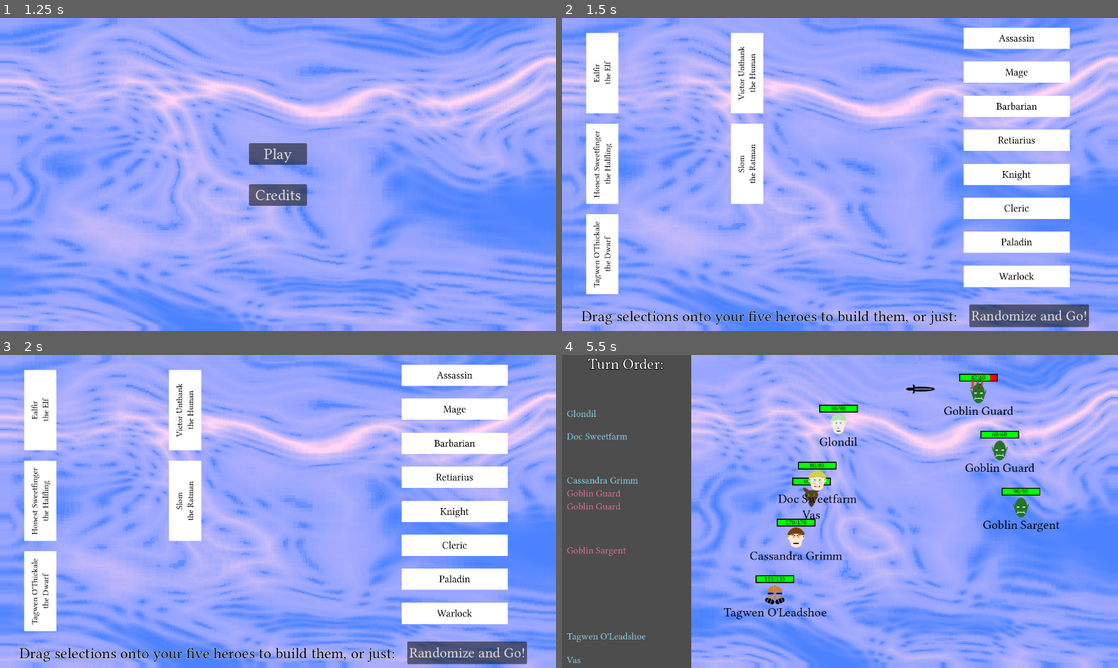
Above: before the commit, frames 1-4 (two rows, left to right).
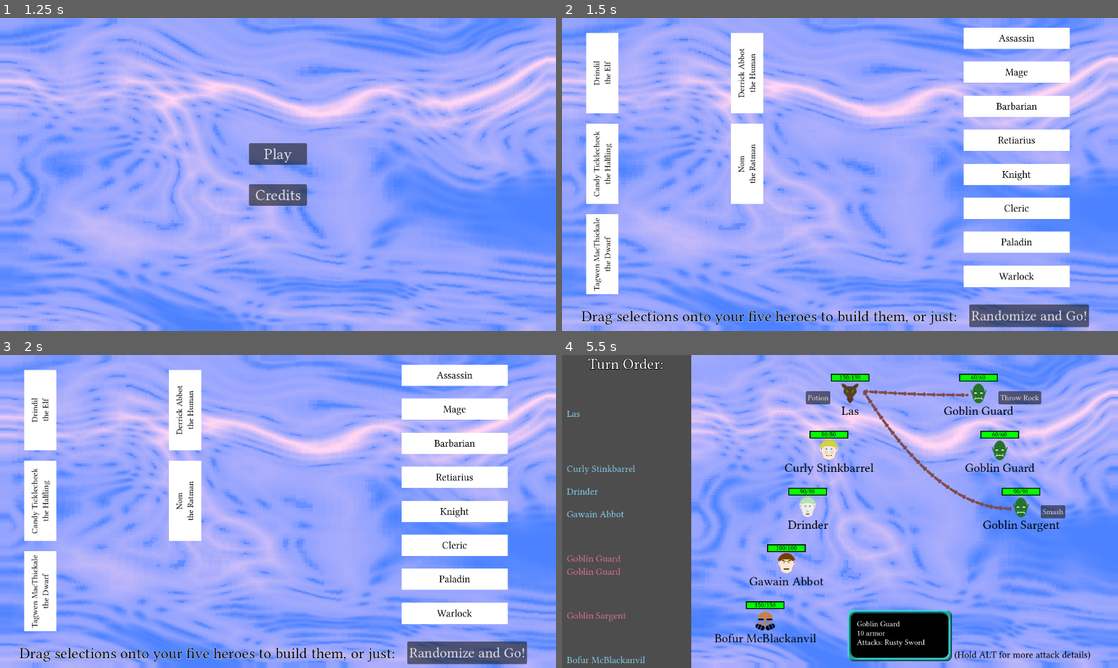
Above: after the commit, the same moments.

Repository: Habidakus/wild-jam-78-erase
Game: Godot game, scene res://Scenes/main.tscn
The game is run twice, just before and just after one commit, with the same random seed, the same clock (stepped at 60 frames per second) and the same inputs. The engine's default icon, where the game draws it, is replaced by a stand-in: a white triangle on a blue panel in a dark square.
Inputs (mouse positions are in pixels of both pictures, inside the frame that each line leads up to):
- Up to frame 1 (1.25 s): tap Enter at 0.5 s; move the mouse to (400, 158) at 0.52 s; hold Alt from 0.53 s (still down); click (400, 158) at 0.67 s
- Up to frame 2 (1.5 s): release Alt at 1.25 s; click "Play" at 1.25 s
- Up to frame 3 (2 s): no input
- Up to frame 4 (5.5 s): click "Randomize and Go!" at 2 s; tap Enter at 2.75, 3.5 s; drag from (728, 527) to (812, 574) at 2.77 s; move the mouse to (895, 442) at 3.52 s; hold Shift 3.53-4.25 s; click (895, 442) at 3.67 s; drag from (812, 574) to (673, 464) at 4.27 s; click (1006, 383) at 5 s, where only the run before the commit has a clickable "Zzzap"

Frame 1 is identical in both runs. In frame 2, 0.5% of the frame differs, in the area x 5-35%, y 9-88%; in frame 3, 0.5%; in frame 4, 10%, in the area x 0-95%, y 6-99%.

Commit message:
Added slimes, damage shields, and the spiked shield misc equipment

Diff:
--- a/Scripts/action_fx_container.gd
+++ b/Scripts/action_fx_container.gd
@@ -2,6 +2,7 @@
 
 var damages : Array[Array] # <unit id, float>
 var stunned_unit_id : int = -1
+var shielded_unit_id : int = -1
 var attacker_unit_id : int = -1
 var bleeding_unit_id : int = -1
 var tiring_unit_id : int = -1
@@ -11,12 +12,15 @@
 const texture_basic_attack : Texture = preload("res://Art/SingleSword.png")
 const texture_blood_drop : Texture = preload("res://Art/BloodDrop.png")
 const texture_sweat_drop : Texture = preload("res://Art/SweatDrop.png")
+const texture_shield : Texture = preload("res://Art/Shield.png")
+const texture_thorns : Texture = preload("res://Art/Thorns.png")
 
 func render_fx(unit_graphics_map : Dictionary) -> void: # <unit id, UnitGraphics>
 	render_stunned(unit_graphics_map)
 	render_damages(unit_graphics_map)
 	render_bleeding(unit_graphics_map)
 	render_tiring(unit_graphics_map)
+	render_shielded(unit_graphics_map)
 
 func render_bleeding(unit_graphics_map : Dictionary) -> void:
 	if unit_graphics_map.has(bleeding_unit_id):
@@ -31,6 +35,13 @@
 		var sweat_drop : FallingVFX = FallingVFX.create(texture_sweat_drop, 1.25)
 		sweat_drop.position = unit_graphics.size / 2
 		unit_graphics.add_child(sweat_drop)
+
+func render_shielded(unit_graphics_map : Dictionary) -> void:
+	if unit_graphics_map.has(shielded_unit_id):
+		if unit_graphics_map.has(attacker_unit_id):
+			var target_graphics : UnitGraphics = unit_graphics_map[shielded_unit_id]
+			var attacker_graphics : UnitGraphics = unit_graphics_map[attacker_unit_id]
+			throw_shield(target_graphics, attacker_graphics)
 
 func render_stunned(unit_graphics_map : Dictionary) -> void:
 	if unit_graphics_map.has(stunned_unit_id):
@@ -47,6 +58,17 @@
 		tween.tween_property(net, "modulate", Color(1, 1, 1, 0), 0.20)
 		tween.tween_callback(Callable(self, "clean_up_net").bind(unit_graphics, net))
 
+func generate_thorns(target_graphics : UnitGraphics, attacker_graphics : UnitGraphics) -> void:
+	var tween : Tween = target_graphics.create_tween()
+	var thorns : Sprite2D = Sprite2D.new()
+	thorns.texture = texture_thorns
+	thorns.position = attacker_graphics.global_position - target_graphics.global_position
+	target_graphics.add_child(thorns)
+	thorns.rotation_degrees = 90 if thorns.position.x < 0 else -90
+	tween.tween_property(thorns, "position", target_graphics.size / 2, 0.75)
+	tween.tween_property(thorns, "modulate", Color(1, 1, 1, 0), 0.20)
+	tween.tween_callback(Callable(self, "clean_up_net").bind(target_graphics, thorns))
+
 func throw_sword(target_graphics : UnitGraphics, attacker_graphics : UnitGraphics) -> void:
 	var tween : Tween = target_graphics.create_tween()
 	var sword : Sprite2D = Sprite2D.new()
@@ -54,20 +76,32 @@
 	sword.position = attacker_graphics.global_position - target_graphics.global_position
 	target_graphics.add_child(sword)
 	sword.rotation_degrees = 90 if sword.position.x < 0 else -90
-	#tween.tween_property(net, "rotation_degrees", 90, 0.95)
-	tween.parallel()
 	tween.tween_property(sword, "position", target_graphics.size / 2, 0.75)
 	tween.tween_property(sword, "modulate", Color(1, 1, 1, 0), 0.20)
 	tween.tween_callback(Callable(self, "clean_up_net").bind(target_graphics, sword))
 
+func throw_shield(target_graphics : UnitGraphics, attacker_graphics : UnitGraphics) -> void:
+	var tween : Tween = target_graphics.create_tween()
+	var shield : Sprite2D = Sprite2D.new()
+	shield.texture = texture_shield
+	shield.position = attacker_graphics.global_position - target_graphics.global_position
+	target_graphics.add_child(shield)
+	#tween.tween_property(net, "rotation_degrees", 90, 0.95)
+	tween.parallel()
+	tween.tween_property(shield, "position", target_graphics.size / 2, 0.75)
+	tween.tween_property(shield, "modulate", Color(1, 1, 1, 0), 0.20)
+	tween.tween_callback(Callable(self, "clean_up_net").bind(target_graphics, shield))
+
 func render_damages(unit_graphics_map : Dictionary) -> void:
 	for entry in damages:
 		var unit_id : int = entry[0]
+		var icon_index : int = entry[2]
 		if unit_graphics_map.has(unit_id):
 			var unit_graphics : UnitGraphics = unit_graphics_map[unit_id]
 			var dmg : float = entry[1]
 			var healing : bool = false
 			if dmg < 0:
+				assert(icon_index == 0)
 				healing = true
 				dmg = 0 - dmg
 			dmg = max(1, round(dmg))
@@ -79,24 +113,27 @@
 				if stunned_unit_id != unit_id: # Don't bother throwing sword if we're throwing net
 					if unit_graphics_map.has(attacker_unit_id):
 						var attacker_graphics : UnitGraphics = unit_graphics_map[attacker_unit_id]
-						throw_sword(unit_graphics, attacker_graphics)
+						if icon_index == 1:
+							throw_sword(unit_graphics, attacker_graphics)
+						else:
+							generate_thorns(unit_graphics, attacker_graphics)
 
 func clean_up_net(unit_graphics : UnitGraphics, net : Sprite2D) -> void:
 	unit_graphics.remove_child(net)
 	net.queue_free()
 
-func add_cooldown(_unit : UnitStats):
+func add_cooldown(_unit : UnitStats) -> void:
 	print("TODO: Add Cooldown triggered VFX")
-func expend_single_use(_unit : UnitStats):
+func expend_single_use(_unit : UnitStats) -> void:
 	print("TODO: Add single-use consumed VFX")
 
-func apply_bleed(unit : UnitStats):
+func apply_bleed(unit : UnitStats) -> void:
 	bleeding_unit_id = unit.id
 
-func add_tiring(unit : UnitStats):
+func add_tiring(unit : UnitStats) -> void:
 	tiring_unit_id = unit.id
 
-func add_stun(attacker : UnitStats, target : UnitStats, time : float):
+func add_stun(attacker : UnitStats, target : UnitStats, time : float) -> void:
 	assert(stunned_unit_id == -1)
 	if time > 0:
 		attacker_unit_id = attacker.id
@@ -105,13 +142,23 @@
 	else:
 		print("TODO: Add Hurry Up VFX")
 
-func apply_heal(unit : UnitStats, dmg : float):
-	damages.append([unit.id, 0 - dmg])
+func apply_heal(unit : UnitStats, dmg : float) -> void:
+	damages.append([unit.id, 0 - dmg, 0])
 
-func apply_damage(attacker : UnitStats, unit : UnitStats, dmg : float):
+func apply_shield(protector: UnitStats, target : UnitStats) -> void:
+	assert(attacker_unit_id == -1)
+	attacker_unit_id = protector.id
+	shielded_unit_id = target.id
+
+func apply_damage(attacker : UnitStats, unit : UnitStats, dmg : float) -> void:
 	if attacker != null:
 		attacker_unit_id = attacker.id
-	damages.append([unit.id, dmg])
+	damages.append([unit.id, dmg, 1])
 
-func bleed_once(unit : UnitStats, dmg : float):
+func apply_damage_shield(attacker : UnitStats, unit : UnitStats, dmg : float) -> void:
+	if attacker != null:
+		attacker_unit_id = attacker.id
+	damages.append([unit.id, dmg, 2])
+
+func bleed_once(unit : UnitStats, dmg : float) -> void:
 	apply_damage(null, unit, dmg)
--- a/Scripts/attack_stats.gd
+++ b/Scripts/attack_stats.gd
@@ -195,7 +195,7 @@
 
 	return ret_val
 
-func generate_tooltip(target : UnitStats) -> String:
+func generate_tooltip(actor : UnitStats, target : UnitStats) -> String:
 	var dmg : float = target.calculate_damage_from_attack(self)
 	var ret_val : String = str(round(dmg * 10.0)/10.0)
 	if acts_on_allies:
@@ -208,6 +208,9 @@
 	else:
 		assert(is_command == false)
 		ret_val += " Damage"
+		var damage_shield_dmg : float = max(target.damage_shield - actor.armor, 0)
+		if damage_shield_dmg > 0:
+			ret_val += ", " + str(round(damage_shield_dmg * 10.0) / 10.0) + " retaliatory damage"
 
 	if armor_piercing:
 		ret_val += ", ignores armor"
@@ -325,10 +328,14 @@
 
 	var new_bleed_ticks : bool = true if bleed_ticks > 0 && bleed_ticks > target.bleeding_ticks else false
 	var dmg : float = target.calculate_damage_from_attack(self)
+	var damage_shield_damage : float = max(target.damage_shield - actor.armor, 0)
 
 	if acts_on_allies:
-		if fx != null && dmg != 0:
-			fx.apply_heal(target, dmg)
+		if fx != null:
+			if blocks:
+				fx.apply_shield(actor, target)
+			elif dmg != 0:
+				fx.apply_heal(target, dmg)
 		else:
 			if is_command:
 				pass # we already moved them forward
@@ -342,17 +349,13 @@
 	else:
 		if fx != null && dmg != 0:
 			fx.apply_damage(actor, target, dmg)
-		else:
-			if target.magic_shield > dmg:
-				target.magic_shield -= dmg
-				dmg = 0
-			elif target.magic_shield > 0:
-				dmg -= target.magic_shield
-				target.magic_shield = 0
-
-			target.current_health -= dmg
-			if dmg <= 1:
-				new_bleed_ticks = false
+			if damage_shield_damage > 0:
+				fx.apply_damage_shield(target, actor, damage_shield_damage)
+		else:
+			new_bleed_ticks = target.apply_damage_to_shield_or_health(dmg) and new_bleed_ticks
+			if damage_shield_damage > 0:
+				var _ignore_damage_shield_bleed_boolean : bool = actor.apply_damage_to_shield_or_health(damage_shield_damage)
+
 			if new_bleed_ticks:
 				target.bleeding_ticks = bleed_ticks
 
--- a/Scripts/game.gd
+++ b/Scripts/game.gd
@@ -610,14 +610,14 @@
 func human_hover_over_action(b : bool, move : EAction) -> void:
 	if b:
 		var target : UnitStats = game_state.get_unit_by_id(move.targetID)
+		var actor : UnitStats = game_state.get_unit_by_id(move.actorID)
 
 		if move.attack != null:
 			tooltip_widget.show()
 			summary_alt_tip.hide()
-			tooltip_widget.find_child("TooltipTextArea").text = move.attack.generate_tooltip(target)
+			tooltip_widget.find_child("TooltipTextArea").text = move.attack.generate_tooltip(actor, target)
 
 		#var dmg : float = game_state.get_unit_by_id(move.targetID).calculate_damage_from_attack(move.attack)
-		var actor : UnitStats = game_state.get_unit_by_id(move.actorID)
 		ghost_trip_sheet_pos[move.actorID] = actor.next_attack + move.attack.get_cost_in_time(actor)
 
 		var target_slow : float = move.attack.get_cost_in_time_for_target(actor, target)
@@ -702,6 +702,7 @@
 	var allocation_array : Array = [
 		["Goblin", PathEncounterStat.EncounterType.GOBLIN],
 		["Spiderkin", PathEncounterStat.EncounterType.SPIDERS],
+		["Sewers", PathEncounterStat.EncounterType.SLIMES],
 		["Draconic", PathEncounterStat.EncounterType.DRACONIC],
 		["Undead", PathEncounterStat.EncounterType.UNDEAD],
 	]
--- a/Scripts/gamestate_pathselection.gd
+++ b/Scripts/gamestate_pathselection.gd
@@ -130,6 +130,8 @@
 				our_state_machine.switch_state("Combat")
 			PathEncounterStat.EncounterType.SPIDERS:
 				our_state_machine.switch_state("Combat")
+			PathEncounterStat.EncounterType.SLIMES:
+				our_state_machine.switch_state("Combat")
 			PathEncounterStat.EncounterType.UNDEAD:
 				our_state_machine.switch_state("Combat")
 			PathEncounterStat.EncounterType.CHRONOTYRANT:
--- a/Scripts/path_encounter_stat.gd
+++ b/Scripts/path_encounter_stat.gd
@@ -1,6 +1,6 @@
 class_name PathEncounterStat extends RefCounted
 
-enum EncounterType { UNDEFINED, GOBLIN, SPIDERS, DRACONIC, UNDEAD, MISC, CHEST, CHRONOTYRANT}
+enum EncounterType { UNDEFINED, GOBLIN, SPIDERS, SLIMES, DRACONIC, UNDEAD, MISC, CHEST, CHRONOTYRANT}
 
 var encounter_type : EncounterType = EncounterType.UNDEFINED
 var graph_pos : Vector2i
@@ -18,6 +18,7 @@
 const undead_texture : Texture = preload("res://Art/TombStone.png")
 const spider_texture : Texture = preload("res://Art/SpiderMapIcon.png")
 const dragon_texture : Texture = preload("res://Art/DragonMapIcon.png")
+const sewer_texture : Texture = preload("res://Art/Path_Sewer.png")
 
 func visit() -> void:
 	visited = true
@@ -30,11 +31,9 @@
 func get_icon() -> Texture:
 	if encounter_type == EncounterType.SPIDERS:
 		return spider_texture
-	if encounter_type == EncounterType.DRACONIC:
+	elif encounter_type == EncounterType.DRACONIC:
 		return dragon_texture
-	if encounter_type == EncounterType.GOBLIN:
-		return goblin_texture
-	if encounter_type == EncounterType.GOBLIN:
+	elif encounter_type == EncounterType.GOBLIN:
 		return goblin_texture
 	elif encounter_type == EncounterType.CHRONOTYRANT:
 		return chronotyrant_texture
@@ -42,6 +41,8 @@
 		return undead_texture
 	elif encounter_type == EncounterType.CHEST:
 		return chest_texture
+	elif encounter_type == EncounterType.SLIMES:
+		return sewer_texture
 	else:
 		return null
 
--- a/Scripts/unit_mod.gd
+++ b/Scripts/unit_mod.gd
@@ -4,6 +4,7 @@
 var elo_name : String = "?"
 var extra_armor : float = 0
 var extra_slowness : float = 0
+var damage_shield : float = 0
 var attacks : Array[AttackStats]
 var naming_function : String
 var icon : UnitStats.Icon = UnitStats.Icon.UNSET
@@ -38,6 +39,9 @@
 		if !data.is_empty():
 			data += ", "
 		data += "+" + str(extra_armor) + " armor"
+	if damage_shield != 0:
+		assert(damage_shield > 0)
+		data += "+" + str(damage_shield) + " damage shield"
 	if extra_slowness != 0:
 		if !data.is_empty():
 			data += ", "
@@ -107,6 +111,10 @@
 	attacks.append(attack)
 	return self
 
+func set_damage_shield(dmg : float) -> UnitMod:
+	damage_shield = dmg
+	return self
+
 func set_namer(function_name : String) -> UnitMod:
 	naming_function = function_name
 	return self
@@ -214,6 +222,18 @@
 static var s_occupation_mantis : UnitMod = create("Mantis")
 static var s_equipment_mantis_drone : UnitMod = create("Wicked Sword").set_attack(s_mantis_drone_attack)
 static var s_equipment_mantis_queen : UnitMod = create("Wicked Sword").set_attack(s_mantis_queen_bite_attack).add_slowness(3).set_attack(s_mantis_queen_sting_attack)
+
+static var s_slime_attack_heavy : AttackStats = AttackStats.create("Bash", AttackStats.AttackTarget.FRONT_MOST).adjust_damage(1.1).adjust_speed(1.2)
+static var s_slime_attack_light : AttackStats = AttackStats.create("Swat", AttackStats.AttackTarget.FIRST_TWO).adjust_damage(0.7).adjust_speed(0.8)
+static var s_slime_attack_engulf : AttackStats = AttackStats.create("Engulf", AttackStats.AttackTarget.FRONT_MOST).adjust_damage(0.8).set_stun(0.75).has_cooldown().set_bleed(3)
+static var s_slime_protect : AttackStats = AttackStats.create("Shield", AttackStats.AttackTarget.CLOSEST_TO_DEATH).adjust_damage(0).set_on_allies().grants_block()
+
+static var s_species_slime_green : UnitMod = create("Green Slime").add_health(-50).set_damage_shield(7.5).set_attack(s_slime_attack_heavy).set_icon(UnitStats.Icon.Slime_Green)
+static var s_species_slime_blue : UnitMod = create("Blue Slime").add_health(-50).set_damage_shield(7.5).add_slowness(-1.5).set_attack(s_slime_attack_light).set_icon(UnitStats.Icon.Slime_Blue)
+static var s_species_ooze : UnitMod = create("Ooze").add_health(75).set_damage_shield(10).add_armor(15).set_attack(s_slime_attack_light).set_attack(s_slime_protect).set_icon(UnitStats.Icon.Ooze)
+static var s_species_gelatinous_cube : UnitMod = create("Gelatinous Cube").set_damage_shield(15).add_health(250).set_attack(s_slime_attack_engulf).set_attack(s_slime_attack_heavy).set_icon(UnitStats.Icon.Gelatinous_Cube)
+static var s_occupation_slime : UnitMod = create("Slime")
+static var s_equipment_slime : UnitMod = create("Slime")
 
 static var s_rusty_sword_attack : AttackStats = AttackStats.create("Rusty Sword", AttackStats.AttackTarget.TWO_FARTHEST_FROM_DEATH).adjust_damage(0.8).tires(1.1)
 static var s_goblin_sword_attack : AttackStats = AttackStats.create("Goblin Sword", AttackStats.AttackTarget.TWO_FARTHEST_FROM_DEATH).adjust_damage(1.1)
@@ -348,7 +368,8 @@
 static var s_attack_zweihander : AttackStats = AttackStats.create("Zweihander", AttackStats.AttackTarget.FRONT_MOST).adjust_damage(2).adjust_speed(2.2).tires(1.085)
 static var s_attack_shield : AttackStats = AttackStats.create("Shield Bash", AttackStats.AttackTarget.FRONT_MOST).adjust_damage(0.35).set_stun(0.5)
 
-static var s_equipment_shield : UnitMod = create("Shield").add_armor(5).set_attack(s_attack_shield)
+static var s_equipment_buckler : UnitMod = create("Buckler").add_armor(5).set_attack(s_attack_shield)
+static var s_equipment_spiked_shield : UnitMod = create("Spiked Shield").add_armor(5).set_damage_shield(8)
 static var s_equipment_armor : UnitMod = create("Plate Mail").add_armor(22.5).add_slowness(1)
 static var s_equipment_halberd : UnitMod = create("Halberd").set_attack(s_attack_halberd)
 static var s_equipment_potion : UnitMod = create("Potion").set_attack(s_attack_potion)
@@ -359,7 +380,8 @@
 		[rnd.randf(), s_equipment_zweihander],
 		[rnd.randf(), s_equipment_halberd],
 		[rnd.randf(), s_equipment_armor],
-		[rnd.randf(), s_equipment_shield],
+		[rnd.randf(), s_equipment_buckler],
+		[rnd.randf(), s_equipment_spiked_shield],
 		[rnd.randf(), s_equipment_potion],
 	]
 	sort_order.sort_custom(func(a,b) : return a[0] < b[0])
@@ -369,7 +391,7 @@
 	return ret_var
 
 static func pick_random_equipment(rnd : RandomNumberGenerator) -> UnitMod:
-	match rnd.randi_range(0, 4):
+	match rnd.randi_range(0, 5):
 		0:
 			return s_equipment_zweihander
 		1: # Halberd
@@ -377,8 +399,10 @@
 		2: # Armor
 			return s_equipment_armor
 		3:
-			return s_equipment_shield
+			return s_equipment_buckler
 		4:
 			return s_equipment_potion
+		5:
+			return s_equipment_spiked_shield
 	assert(false)
 	return null
--- a/Scripts/unit_stats.gd
+++ b/Scripts/unit_stats.gd
@@ -1,7 +1,7 @@
 class_name UnitStats extends RefCounted
 
 enum Side { NEITHER, HUMAN, COMPUTER }
-enum Icon { UNSET, Dwarf, Halfling, Human, Orc, Goblin, Ogre, Ratman, Elf, Skeleton, SkeletonKing, Demon, Spider, MantisDrone, MantisQueen, Chronotyrant, Kobald, Moonman, PikeDragon }
+enum Icon { UNSET, Dwarf, Halfling, Human, Orc, Goblin, Ogre, Ratman, Elf, Skeleton, SkeletonKing, Demon, Spider, MantisDrone, MantisQueen, Chronotyrant, Kobald, Moonman, PikeDragon, Slime_Green, Slime_Blue, Ooze, Gelatinous_Cube }
 
 const difficulty_base : float = 3
 const difficulty_mult : float = 15
@@ -16,6 +16,7 @@
 var single_use : bool
 var attacks : Array[AttackStats]
 var slowness : float
+var damage_shield : float = 0
 var next_attack : float
 var bleeding_ticks : int = 0
 var unit_name : String
@@ -36,6 +37,8 @@
 			return create_difficulty_foes_gate_fight(difficulty, rnd)
 		PathEncounterStat.EncounterType.SPIDERS:
 			return create_difficulty_foes_spider_fight(difficulty, rnd)
+		PathEncounterStat.EncounterType.SLIMES:
+			return create_difficulty_foes_slime_fight(difficulty, rnd)
 		PathEncounterStat.EncounterType.DRACONIC:
 			return create_difficulty_foes_dragon_fight(difficulty, rnd)
 		PathEncounterStat.EncounterType.UNDEAD:
@@ -147,6 +150,41 @@
 				else:
 					foe.init(UnitMod.s_species_ogre, UnitMod.s_occupation_guard_lord, UnitMod.s_equipment_lord_gear, UnitStats.Side.COMPUTER, rnd)
 					foe.unit_name = "Ogre Lord"
+		ret_val.append(foe)
+		difficulty -= v
+	return ret_val
+
+static func create_difficulty_foes_slime_fight(difficulty : float, rnd : RandomNumberGenerator) -> Array[UnitStats]:
+	difficulty += difficulty_base
+	difficulty *= difficulty_mult
+	var ret_val : Array[UnitStats]
+	var can_generate_ooze : bool = true
+	while difficulty >= 10 && ret_val.size() < 5:
+		var selector : Array[int]
+		if difficulty <= 30:
+			selector.append(10)
+		if difficulty >= 30 && can_generate_ooze:
+			selector.append(20)
+		if difficulty >= 50:
+			selector.append(40)
+		var v = selector[rnd.randi_range(0, selector.size() - 1)]
+		var foe : UnitStats = UnitStats.new()
+		match v:
+			10:
+				if rnd.randf() < 0.5:
+					foe.init(UnitMod.s_species_slime_green, UnitMod.s_occupation_slime, UnitMod.s_equipment_slime, UnitStats.Side.COMPUTER, rnd)
+					foe.unit_name = "Green Slime"
+				else:
+					foe.init(UnitMod.s_species_slime_blue, UnitMod.s_occupation_slime, UnitMod.s_equipment_slime, UnitStats.Side.COMPUTER, rnd)
+					foe.unit_name = "Blue Slime"
+			20:
+				foe.init(UnitMod.s_species_ooze, UnitMod.s_occupation_slime, UnitMod.s_equipment_slime, UnitStats.Side.COMPUTER, rnd)
+				foe.unit_name = "Ooze"
+				# It feels bad when there's multiple oozes in a pack, as they just protect everything and it takes forever
+				can_generate_ooze = false
+			40:
+				foe.init(UnitMod.s_species_gelatinous_cube, UnitMod.s_occupation_slime, UnitMod.s_equipment_slime, UnitStats.Side.COMPUTER, rnd)
+				foe.unit_name = "Gelatinous Cube"
 		ret_val.append(foe)
 		difficulty -= v
 	return ret_val
@@ -271,6 +309,7 @@
 	ret_val.next_attack = next_attack
 	ret_val.side = side
 	ret_val.tired = tired
+	ret_val.damage_shield = damage_shield
 	ret_val.magic_shield = magic_shield
 	ret_val.cooldown_id = cooldown_id
 	ret_val.single_use = single_use
@@ -285,7 +324,7 @@
 	return ret_val
 
 func create_skill_select_tooltip() -> String:
-	var ret_val : String = "Attacks: " if attacks.size() > 1 else "Attacs: "
+	var ret_val : String = "Attacks: " if attacks.size() > 1 else "Attacks: "
 	for index in range(0, attacks.size()):
 		if index > 0:
 			ret_val += ", "
@@ -303,6 +342,9 @@
 			ret_val += ", bleeding"
 	elif bleeding_ticks > 0:
 		ret_val += "\nbleeding"
+	if damage_shield != 0:
+		assert(damage_shield > 0)
+		ret_val += "\n" + str(damage_shield) + " retaliation"
 	for index in range(0, attacks.size()):
 		if !ret_val.is_empty():
 			ret_val += "\n"
@@ -317,6 +359,9 @@
 			ret_val += ", bleeding"
 	elif bleeding_ticks > 0:
 		ret_val += "\nbleeding"
+	if damage_shield != 0:
+		assert(damage_shield > 0)
+		ret_val += "\nUnarmored attackers take " + str(damage_shield) + " retaliation damage"
 	ret_val += "\n"
 	if attacks.size() > 1:
 		ret_val += "Attack: "
@@ -346,6 +391,11 @@
 const icon_kobald : Texture = preload("res://Art/Species_Kobald.png")
 const icon_moonman : Texture = preload("res://Art/Species_Moonman.png")
 const icon_pikedragon : Texture = preload("res://Art/Species_BirdDragon.png")
+const icon_slime_green : Texture = preload("res://Art/Species_Slime_Green.png")
+const icon_slime_blue : Texture = preload("res://Art/Species_Slime_Blue.png")
+const icon_ooze : Texture = preload("res://Art/Species_Ooze.png")
+const icon_gelatinous_cube : Texture = preload("res://Art/Species_Gelatinous_Cube.png")
+
 func get_texture() -> Texture:
 	match icon:
 		UnitStats.Icon.Kobald:
@@ -382,6 +432,14 @@
 			return icon_mantis_drone
 		UnitStats.Icon.MantisQueen:
 			return icon_mantis_queen
+		UnitStats.Icon.Slime_Green:
+			return icon_slime_green
+		UnitStats.Icon.Slime_Blue:
+			return icon_slime_blue
+		UnitStats.Icon.Ooze:
+			return icon_ooze
+		UnitStats.Icon.Gelatinous_Cube:
+			return icon_gelatinous_cube
 		UnitStats.Icon.Chronotyrant:
 			return icon_cronotyrant
 
@@ -441,6 +499,7 @@
 	armor = _species.extra_armor + _occupation.extra_armor + _equipment.extra_armor
 	slowness = 10 + _species.extra_slowness + _occupation.extra_slowness + _equipment.extra_slowness
 	next_attack = slowness + noise.randf_range(0, 0.01)
+	damage_shield = _species.damage_shield + _occupation.damage_shield + _equipment.damage_shield
 	unit_name = _hero_name
 	add_attacks(_species.attacks)
 	add_attacks(_occupation.attacks)
@@ -476,6 +535,16 @@
 func get_time_until_action() -> float:
 	return next_attack
 
+func apply_damage_to_shield_or_health(dmg : float) -> bool:
+	if magic_shield > dmg:
+		magic_shield -= dmg
+		dmg = 0
+	elif magic_shield > 0:
+		dmg -= magic_shield
+		magic_shield = 0
+	current_health -= dmg
+	return dmg > 1
+
 func calculate_damage_from_attack(attack : AttackStats) -> float:
 	var dmg : float = attack.damage
 
Binary file added: Art/Shield.png
Not shown, added: Art/Shield.png.import
Binary file added: Art/Thorns.png
Not shown, added: Art/Thorns.png.import
Not shown, changed: todo.txt
